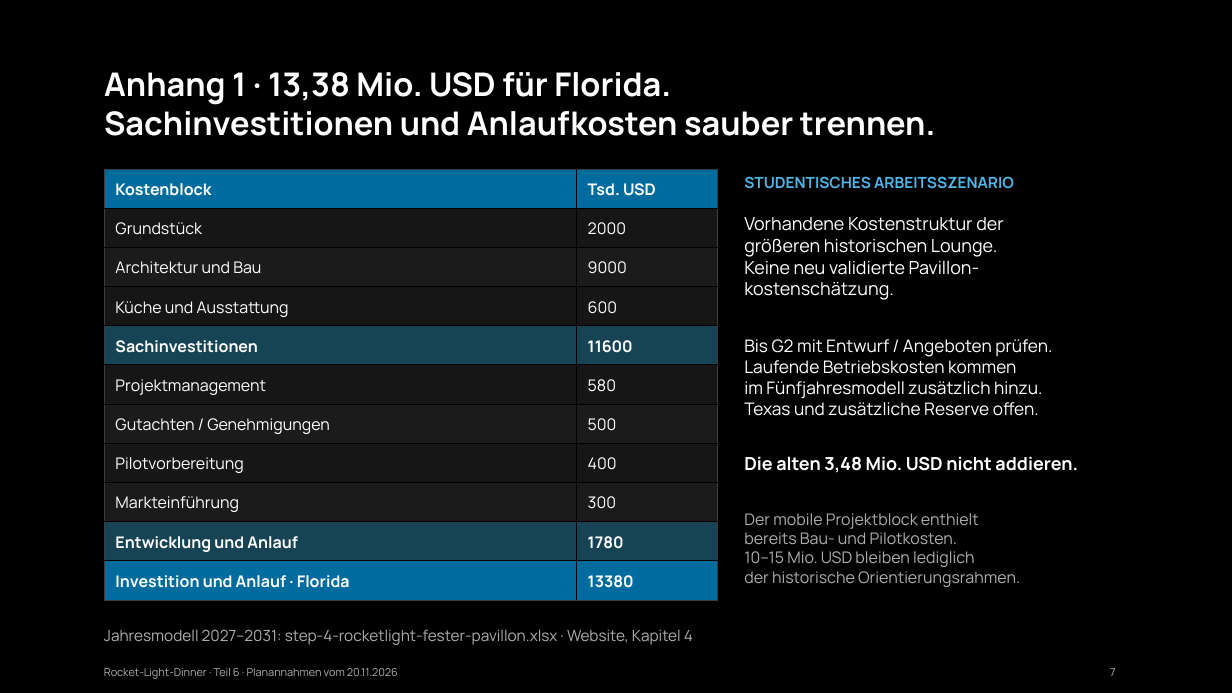
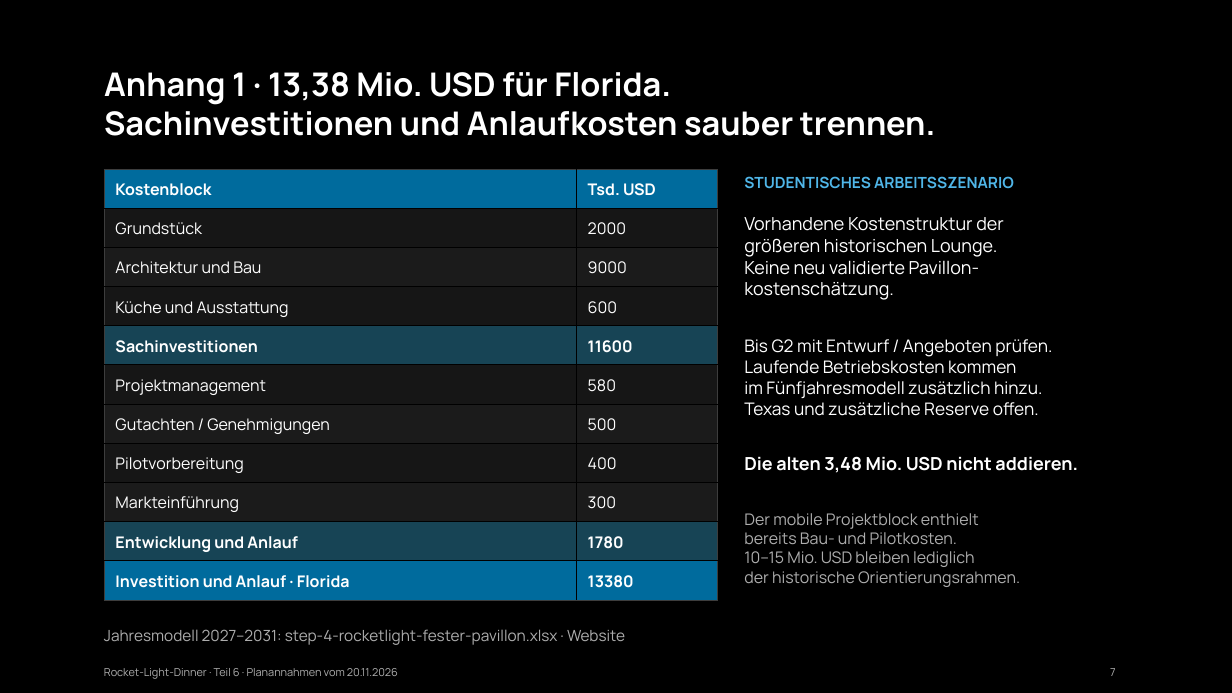
Before and after one commit to Pogoner/InnovationManagement, a slide deck: slide 7 of quellen/step-6-roadmap-fester-pavillon.pptx. Drawn at 1232x693 pixels with LibreOffice and Linux fonts; fonts in the diff are those of the drawing. Boxes give left, top, right and bottom in pixels: in the first picture for what was removed or moved away, otherwise in the second. Text is boxed around its words. In the diff, an @@ line names an element or a change of style, - is before the commit and + after.

Commit message:
fix(pitch): clarify investment scope and roadmap reference

```diff
--- a/quellen/step-6-roadmap-fester-pavillon.pptx
+++ b/quellen/step-6-roadmap-fester-pavillon.pptx
@@ text at <box>104,629,625,645</box>: text changed @@
-Jahresmodell 2027–2031: step-4-rocketlight-fester-pavillon.xlsx · Website, Kapitel 4
+Jahresmodell 2027–2031: step-4-rocketlight-fester-pavillon.xlsx · Website
```
Also in this commit, not shown: 3 other files.
